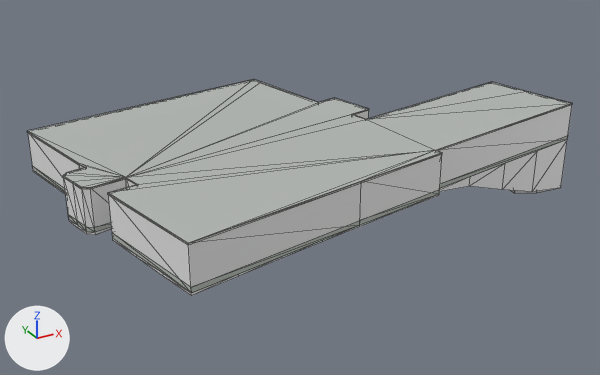
What one commit did to the glTF model public/models/buildings/osm-way-159477031.glb.
Both versions are drawn from a 50 mm camera at (-28.4, -50.8, 23.0) aimed at (-0.9, -0.7, -2.0). The lights are fixed; the arrows at lower left show +X, +Y and +Z. The picture after the commit comes second. Mesh edges are drawn as thin lines. Where no turn or scale is listed for an object, it has been applied to the vertices. Vertices at exactly the same position are counted once.

The scene before the commit, as lines of its bpy script (objects in view):
```python
ob_reality_159477031_near_reality_aged_pale_plaster = bpy.data.objects.new('reality 159477031 near reality aged pale plaster', me_reality_159477031_near_reality_aged_pale_plaster)
ob_reality_159477031_near_reality_aged_pale_plaster.location = (0.0, 0.0, 0.0)
ob_reality_159477031_near_reality_flat_weathered_roof = bpy.data.objects.new('reality 159477031 near reality flat weathered roof', me_reality_159477031_near_reality_flat_weathered_roof)
ob_reality_159477031_near_reality_flat_weathered_roof.location = (0.0, 0.0, 0.0)
ob_reality_159477031_near_reality_pale_aluminum_sill = bpy.data.objects.new('reality 159477031 near reality pale aluminum sill', me_reality_159477031_near_reality_pale_aluminum_sill)
ob_reality_159477031_near_reality_pale_aluminum_sill.location = (0.0, 0.0, 0.0)
# also in view: 'reality 159477031 near reality concrete plinth' at (0.8, -1.5, 0.2); 'building foundation 159477031' at (0.8, -1.5, -3.1)
```
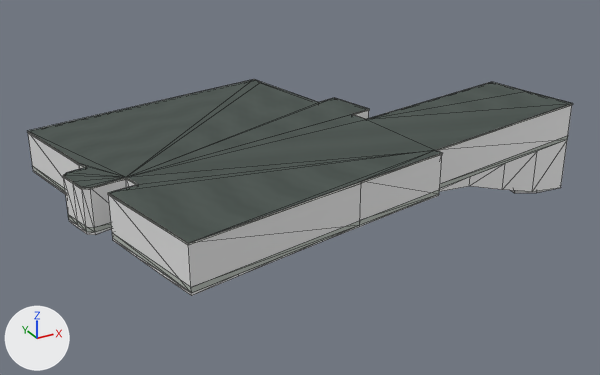
The edits, one by one:
Picture 'roof-color' (img_roof_color) is new.
In material 'reality flat weathered roof' (mat_reality_flat_weathered_roof), base_color is no longer (0.451, 0.475, 0.455), grey #b3b7b4.
In material 'reality flat weathered roof' (mat_reality_flat_weathered_roof), texture is now set to img_roof_color.
me_reality_159477031_near_reality_pale_aluminum_sill is used by ob_reality_159477031_near_reality_pale_aluminum_sill; location (0.0, 0.0, 0.0).
me_reality_159477031_near_reality_pale_aluminum_sill had 100 vertices, 50 faces and spanned x -18.5..20.1, y -14.3..11.3, z 2.9..3.0.
me_reality_159477031_near_reality_pale_aluminum_sill now has 125 vertices, 100 faces and spans x -18.5..20.1, y -14.3..11.3, z 2.9..3.0.
Part 1, on me_reality_159477031_near_reality_pale_aluminum_sill:
39 faces are deleted.
25 vertices are added at x -18.5..20.1, y -14.2..11.3, z 3.0.
89 new faces join them.

Boxes [x1, y1, x2, y2] around the edits, measured in the pictures (600 x 375 px):
'reality 159477031 near reality flat weathered roof', surface changed (darker): [28, 80, 572, 243] in both
part 1 of me_reality_159477031_near_reality_pale_aluminum_sill, reshaped: [27, 79, 573, 245] in both
